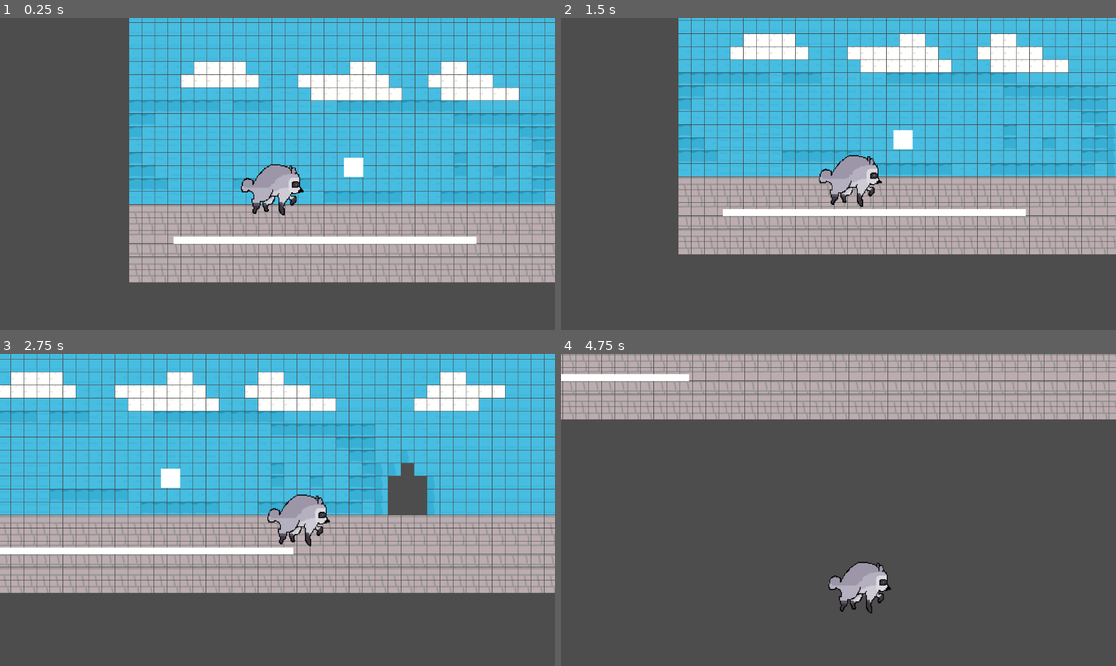
Above: before the commit, frames 1-4 (two rows, left to right).
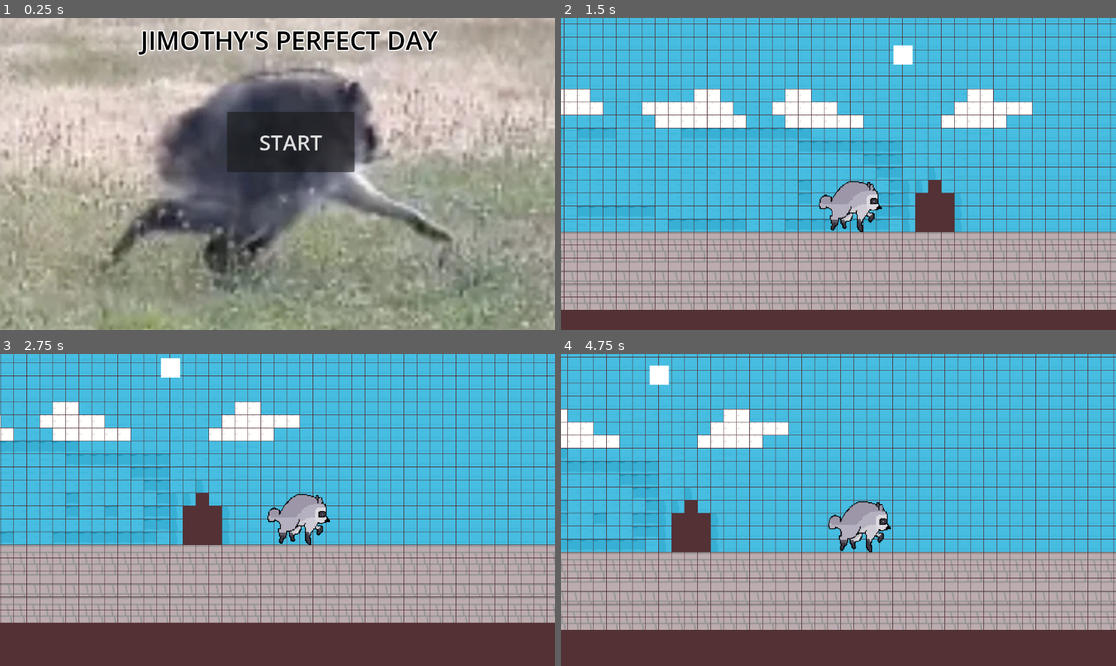
Above: after the commit, the same moments.

Repository: SnailDoggie/Perfect-Game
Game: Godot game, scene res://start_screen.tscn
Same seed, same stepped clock (60 frames per second), same inputs: the game is played once before the commit and once after it. Before the commit the project starts from res://perfect_game.tscn.
Inputs (mouse positions are in pixels of both pictures, inside the frame that each line leads up to):
- Up to frame 1 (0.25 s): no input
- Up to frame 2 (1.5 s): click (849, 142) at 0.5 s, where only the run after the commit has a clickable "START"; hold Right (ui_right) from 1.28 s (still down)
- Up to frame 3 (2.75 s): keep holding Right (ui_right); tap Up (ui_up) at 1.52, 2.27 s
- Up to frame 4 (4.75 s): release Right (ui_right) at 2.78 s; hold Left (ui_left) 2.78-3.53 s; hold Right (ui_right) from 3.53 s (still down); tap Up (ui_up) at 3.77, 4.52 s

The runs differ from the first frame. In frame 1, 96% of the frame differs, in the area x 0-100%, y 0-100%; in frame 2, 72%; in frame 3, 58%; in frame 4, 98%.

Commit message:
world boundary

Diff:
--- /dev/null
+++ b/button.gd
@@ -0,0 +1,8 @@
+extends Button
+
+
+# Called when the node enters the scene tree for the first time.
+
+
+func _on_pressed() -> void:
+	get_tree().change_scene_to_file("res://perfect_game.tscn")
--- /dev/null
+++ b/label.gd
@@ -0,0 +1,4 @@
+extends Label
+
+
+# Called when the node enters the scene tree for the first time.
--- a/perfect_game.tscn
+++ b/perfect_game.tscn
@@ -1,14 +1,16 @@
-[gd_scene load_steps=6 format=3 uid="uid://bwwq8uq2ms2vc"]
+[gd_scene load_steps=7 format=3 uid="uid://bwwq8uq2ms2vc"]
 
 [ext_resource type="PackedScene" uid="uid://chjbaavo7ayj2" path="res://Jimothy.tscn" id="1_7a7sv"]
-[ext_resource type="PackedScene" path="res://background.tscn" id="2_q4ouy"]
+[ext_resource type="PackedScene" uid="uid://sjusf8f372uw" path="res://background.tscn" id="2_q4ouy"]
 
 [sub_resource type="RectangleShape2D" id="RectangleShape2D_7a7sv"]
-size = Vector2(549.047, 20)
-
-[sub_resource type="CanvasTexture" id="CanvasTexture_q4ouy"]
+size = Vector2(4570.51, 549.421)
 
 [sub_resource type="CanvasTexture" id="CanvasTexture_7a7sv"]
+
+[sub_resource type="CanvasTexture" id="CanvasTexture_rknu5"]
+
+[sub_resource type="WorldBoundaryShape2D" id="WorldBoundaryShape2D_q4ouy"]
 
 [node name="Perfect Game" type="Node2D"]
 
@@ -21,21 +23,14 @@
 position_smoothing_enabled = true
 
 [node name="Area2D" type="StaticBody2D" parent="."]
+position = Vector2(-28, 229)
 collision_layer = 3
 collision_mask = 3
 
 [node name="CollisionShape2D" type="CollisionShape2D" parent="Area2D"]
-position = Vector2(284, 333)
+position = Vector2(1237, 684.363)
 scale = Vector2(1.20293, 1.32735)
 shape = SubResource("RectangleShape2D_7a7sv")
-
-[node name="TextureRect" type="TextureRect" parent="Area2D"]
-offset_left = -27.0
-offset_top = 324.0
-offset_right = 13.0
-offset_bottom = 364.0
-scale = Vector2(15.729, 0.36)
-texture = SubResource("CanvasTexture_q4ouy")
 
 [node name="TextureRect" type="TextureRect" parent="."]
 offset_left = 327.0
@@ -46,4 +41,24 @@
 
 [node name="Node2D" parent="." instance=ExtResource("2_q4ouy")]
 z_index = -4
-position = Vector2(205, 311)
+position = Vector2(-221, 601)
+
+[node name="TextureRect2" type="TextureRect" parent="."]
+modulate = Color(0.686383, 0.403499, 0.438515, 1)
+self_modulate = Color(0.473976, 0.473976, 0.473976, 1)
+z_index = -10
+offset_left = -40319.0
+offset_top = -23807.0
+offset_right = -40279.0
+offset_bottom = -23767.0
+scale = Vector2(3723.06, 2014.77)
+texture = SubResource("CanvasTexture_rknu5")
+
+[node name="StaticBody2D" type="StaticBody2D" parent="."]
+position = Vector2(-561, 567)
+rotation = 1.57839
+scale = Vector2(10.8406, 10.3627)
+
+[node name="CollisionShape2D" type="CollisionShape2D" parent="StaticBody2D"]
+scale = Vector2(1, 1)
+shape = SubResource("WorldBoundaryShape2D_q4ouy")
--- a/project.godot
+++ b/project.godot
@@ -15,8 +15,8 @@
 [application]
 
 config/name="The Perfect Day"
-run/main_scene="uid://bwwq8uq2ms2vc"
-config/features=PackedStringArray("4.7", "GL Compatibility")
+run/main_scene="uid://chadyiom0mi2a"
+config/features=PackedStringArray("4.4", "GL Compatibility")
 config/icon="res://icon.svg"
 
 [input]
--- a/start_screen.tscn
+++ b/start_screen.tscn
@@ -1,6 +1,7 @@
-[gd_scene load_steps=3 format=3 uid="uid://chadyiom0mi2a"]
+[gd_scene load_steps=4 format=3 uid="uid://chadyiom0mi2a"]
 
 [ext_resource type="Texture2D" uid="uid://cl8yrid125c3" path="res://screenshot-2026-07-31-at-112053-am_3835.webp" id="1_ncxyx"]
+[ext_resource type="Script" uid="uid://boua1dmcf0jg8" path="res://button.gd" id="2_pevhg"]
 
 [sub_resource type="Theme" id="Theme_pevhg"]
 
@@ -15,6 +16,15 @@
 theme = SubResource("Theme_pevhg")
 texture = ExtResource("1_ncxyx")
 
+[node name="Button" type="Button" parent="."]
+offset_left = 471.0
+offset_top = 195.0
+offset_right = 736.0
+offset_bottom = 320.0
+theme_override_font_sizes/font_size = 44
+text = "START"
+script = ExtResource("2_pevhg")
+
 [node name="Label" type="Label" parent="."]
 z_index = 8
 offset_left = 292.0
@@ -27,14 +37,4 @@
 theme_override_font_sizes/font_size = 53
 text = "JIMOTHY'S PERFECT DAY"
 
-[node name="Label" type="Label" parent="Label"]
-layout_mode = 0
-offset_left = 226.0
-offset_top = 210.0
-offset_right = 384.0
-offset_bottom = 283.0
-theme_override_colors/font_color = Color(0, 0, 0, 1)
-theme_override_colors/font_outline_color = Color(1, 1, 1, 1)
-theme_override_constants/outline_size = 10
-theme_override_font_sizes/font_size = 53
-text = "START"
+[connection signal="pressed" from="Button" to="Button" method="_on_pressed"]
Not shown, added: button.gd.uid
Not shown, added: label.gd.uid
